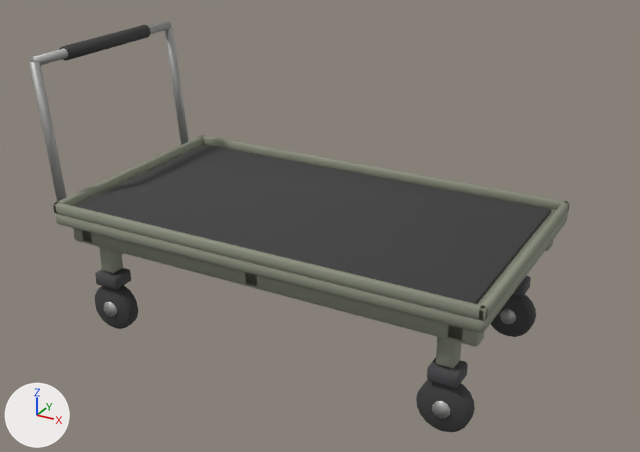
An edit to the glTF model game/models/hangar/stand_platform.glb, drawn before and after from the same camera.
Both versions are drawn from a 50 mm camera at (1.43, -2.54, 1.71) aimed at (0.04, -0.01, 0.44). Arrows for +X, +Y and +Z are at lower left; the lights stay in place. The first picture is the older version. Vertices at exactly the same position are counted once.

In view in the first picture: 'stand_platform'.
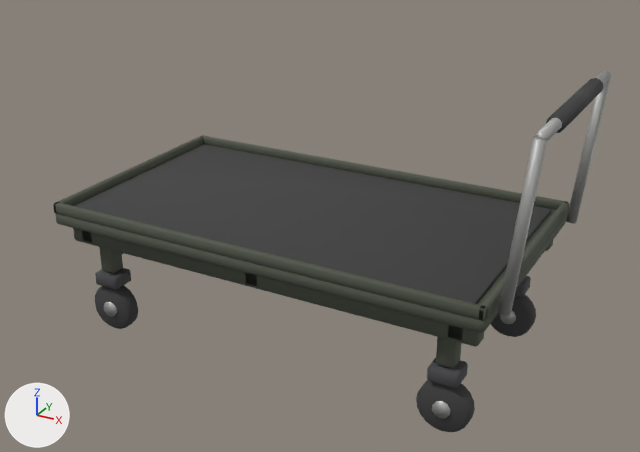
Location of each change, [x1, y1, x2, y2] in pixels of the pictures (640 x 452 px; the box of a moved part takes in the faces that stretch with it):
'stand_platform', reshaped (12% shorter)
    before: [29, 21, 569, 432]
    after: [53, 71, 611, 432]
part 1 of me_cube, moved or reshaped
    before: [59, 25, 151, 61]
    after: [546, 78, 603, 133]
part 2 of me_cube, moved or reshaped
    before: [29, 62, 67, 202]
    after: [498, 137, 547, 316]
part 3 of me_cube, moved or reshaped
    before: [31, 21, 171, 65]
    after: [534, 71, 611, 141]
part 4 of me_cube, moved or reshaped
    before: [164, 24, 189, 145]
    after: [566, 78, 611, 224]

The edits, one by one:
Material 'stand_frame' (mat_stand_frame) changes colour from grey #8e9381 to dark grey #52574b; in linear values from (0.27, 0.29, 0.22) to (0.085, 0.095, 0.07).
me_cube is used by ob_stand_platform; location (0.0, 0.0, 0.0).
me_cube had 956 vertices, 1812 faces and spanned x -0.91..0.8, y -0.45..0.45, z 0.0..1.03.
me_cube now has 956 vertices, 1812 faces and spans x -0.8..0.91, y -0.45..0.45, z 0.0..1.03.
me_cube part 1: the loose piece of 24 vertices spanning x -0.91..-0.85, y -0.22..0.22, z 0.97..1.03 is moved by (1.76, 0.0, 0.0).
me_cube part 2: the loose piece of 20 vertices spanning x -0.9..-0.81, y -0.39..-0.35, z 0.48..1.0 is turned 11 degrees about the y axis through its middle, then moved by (1.71, 0.0, 0.0).
me_cube part 3: the loose piece of 20 vertices spanning x -0.9..-0.86, y -0.37..0.37, z 0.98..1.02 is moved by (1.76, 0.0, 0.0).
me_cube part 4: the loose piece of 20 vertices spanning x -0.9..-0.81, y 0.35..0.39, z 0.48..1.0 is turned 11 degrees about the y axis through its middle, then moved by (1.71, 0.0, 0.0).
